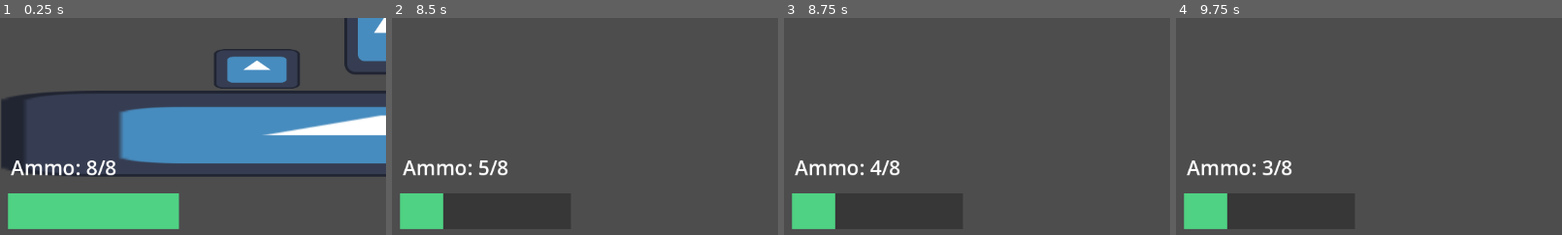
Above: before the commit, frames 1-4 (left to right).
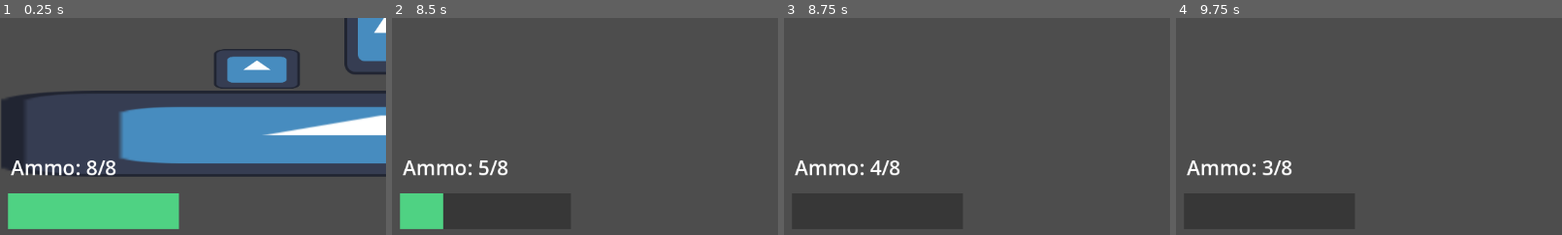
Above: after the commit, the same moments.

Repository: dzfrias/gladiator
Game: Godot game, scene res://scenes/test_scene.tscn
Same seed, same stepped clock (60 frames per second), same inputs: the game is played once before the commit and once after it. The engine's default icon, where the game draws it, is replaced by a stand-in: a white triangle on a blue panel in a dark square.
Inputs (mouse positions are % of the whole screen's width and height, from its top left):
- Up to frame 1 (0.25 s): no input
- Up to frame 2 (8.5 s): move the mouse to (72, 45) at 0.52 s; press the mouse at (72, 45) at 0.53 s; hold D (right) 0.53-2.03 s; tap Space (jump) at 0.77, 1.52, 3.02, 3.77, 4.52, 6.02, 6.77, 7.25, 7.52 s; move the mouse to (30, 55) at 1.27 s; release the mouse at (30, 55) at 1.28 s; tap E (roll) every 1.5 s from 1.35 to 7.35 s; move the mouse to (60, 28) at 2.02 s; press the mouse at (60, 28) at 2.03 s; hold A (left) 2.03-2.78 s; move the mouse to (45, 70) at 2.77 s; release the mouse at (45, 70) at 2.78 s; hold D (right) 2.78-4.28 s; move the mouse to (80, 65) at 3.52 s; press the mouse at (80, 65) at 3.53 s; move the mouse to (20, 35) at 4.27 s; release the mouse at (20, 35) at 4.28 s; hold A (left) 4.28-5.03 s; move the mouse to (55, 50) at 5.02 s; press the mouse at (55, 50) at 5.03 s; hold D (right) 5.03-5.78 s; move the mouse to (35, 25) at 5.77 s; release the mouse at (35, 25) at 5.78 s; hold A (left) 5.78-7.28 s; tap Enter at 6.5, 8 s; move the mouse to (72, 45) at 6.52 s; press the mouse at (72, 45) at 6.53 s; move the mouse to (30, 55) at 7.27 s; release the mouse at (30, 55) at 7.28 s; hold D (right) from 7.28 s (still down); move the mouse to (60, 28) at 8.02 s; press the mouse at (60, 28) at 8.03 s
- Up to frame 3 (8.75 s): keep holding D (right)
- Up to frame 4 (9.75 s): move the mouse to (45, 70) at 8.77 s; release the mouse at (45, 70) at 8.78 s; tap E (roll) at 8.85 s; tap Space (jump) at 9.02, 9.5 s; move the mouse to (80, 65) at 9.52 s; release D (right) at 9.53 s; press the mouse at (80, 65) at 9.53 s; hold A (left) from 9.53 s (still down)
The pictures show only the part of the screen within x 0-50%, y 50-100%; the shares and areas given below are measured in that part.

Frames 1-2 are identical in both runs. In frame 3, 1.9% of the frame differs, in the area x 2-14%, y 80-98%; in frame 4, 1.9%.

Commit message:
Fix health bar not depleting upon player death
Before, the `damage_taken` signal would not be emitted when health
reached zero. Now, it is emitted alongside the `died` signal.

Diff:
--- a/scripts/health.gd
+++ b/scripts/health.gd
@@ -17,12 +17,12 @@
 
 func take_damage(amount: float) -> void:
 	if _died: return
+	var old := _health
 	_health = max(_health - amount, 0)
+	damage_taken.emit(old - _health)
 	if _health == 0:
 		died.emit()
 		_died = true
-		return
-	damage_taken.emit(amount)
 
 func heal(amount: float) -> void:
 	if _died: return
